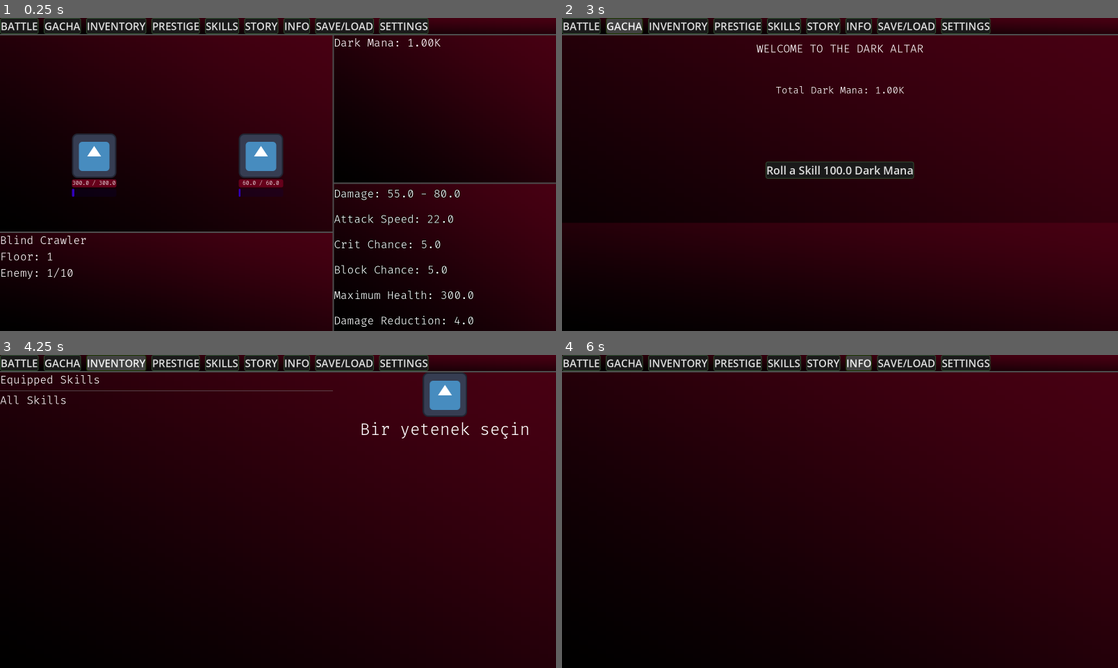
Above: before the commit, frames 1-4 (two rows, left to right).
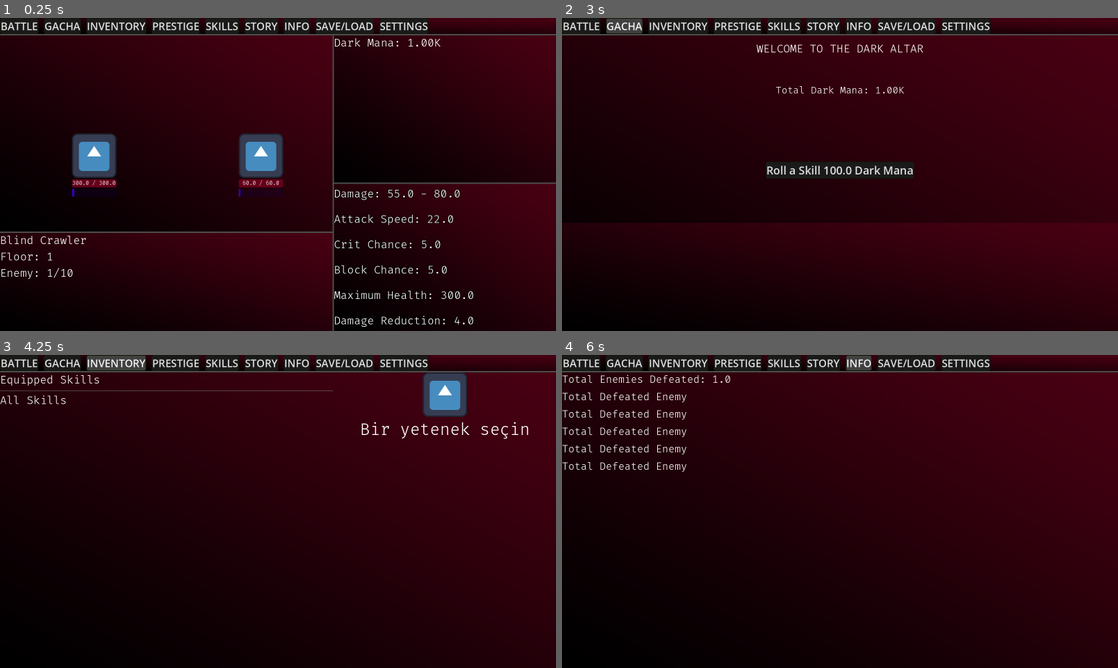
Above: after the commit, the same moments.

Repository: KeremArdaK/idling_to_cultivate
Game: Godot game, scene res://Scenes/master_scene.tscn
Two runs of this game, one before a commit and one after it. Both use one fixed random seed, a clock stepped at 60 frames per second and the inputs below. The engine's default icon, where the game draws it, is replaced by a stand-in: a white triangle on a blue panel in a dark square.
Inputs:
- Up to frame 1 (0.25 s): no input
- Up to frame 2 (3 s): click "STORY" at 0.5 s; click "STORY" at 1.25 s; click "BATTLE" at 2 s; click "GACHA" at 2.75 s
- Up to frame 3 (4.25 s): click "INVENTORY" at 3.5 s
- Up to frame 4 (6 s): click "PRESTIGE" at 4.25 s; click "SKILLS" at 5 s; click "INFO" at 5.75 s

The runs differ from the first frame. In frame 1, 0.4% of the frame differs, in the area x 0-78%, y 0-6%; in frame 2, 0.6%; in frame 3, 0.4%; in frame 4, 1.5%, in the area x 0-78%, y 0-38%.

Commit message:
Add prestige system and info UI; theme tweaks
Introduce a basic prestige mechanic and UI/asset tweaks:

- Globals: add soul_fragments, prestige multipliers/upgrades, and dark_mana_upgrades; keep existing stats.
- Save: export new fields (soul_fragments, prestige_upgrades, dark_mana_upgrades) and persist them in save_manager.
- Save manager: add do_prestige() which grants soul fragments based on current_floor, performs a hard-reset of run-specific state (floors, enemies, costs, unlocked/equipped skills), saves, and reloads the scene.
- UI/Scenes: add info_scene.gd and scene UID; integrate InfoScene into master_scene.tscn with several Labels reporting total enemies defeated.
- Skill/meta: update vampiric_touch.tres to include a description and rarity.
- Theme: tweak border colors, enable border_blend in some styleboxes, and add font outline colors for Button and Label in itoctheme.tres.
- Assets: update built game binaries (Exe/.pck) and add itoc.rar archive.

Purpose: add a prestige (soft-reset) progression layer so players earn persistent soul fragments between runs, surface run stats in a new info panel, and apply small UI/skill metadata improvements.

Diff:
--- a/Globals/globals.gd
+++ b/Globals/globals.gd
@@ -1,4 +1,10 @@
 extends Node
+
+var dark_mana_upgrades: Dictionary = {
+	"base_inner_str": 0,
+	"base_outer_str": 0,
+	"base_bamt": 0
+}
 
 var suffixes = ["","K","M","B","T","Qa","Qi","Sx","Sp","Oc","No","Dc","Ud","Dd","Td"]
 var player_inv: Inventory = preload("res://Player/players_inventory.tres")
@@ -7,6 +13,15 @@
 var enemies_defeated: int = 0
 var roll_cost: float = 100.0
 var total_enemies_defeated: int = 0
+
+var soul_fragments: float = 0.0
+var prestige_dmg_mult: float = 0.0
+var prestige_health_mult: float = 0.0
+var prestige_upgrades: Dictionary = {
+	"pure_strength": 0,
+	"immortal_flesh": 0
+}
+
 var total_life_steal: float = 0.0
 var total_poison_dmg: float = 0.0
 var total_burn_dmg: float = 0.0
--- a/Globals/save_data.gd
+++ b/Globals/save_data.gd
@@ -8,3 +8,6 @@
 @export var enemies_defeated: int = 0
 @export var roll_cost: float = 100.0
 @export var total_enemies_defeated: int = 0
+@export var soul_fragments: float = 0.0
+@export var prestige_upgrades: Dictionary = {}
+@export var dark_mana_upgrades: Dictionary = {}
--- a/Globals/save_manager.gd
+++ b/Globals/save_manager.gd
@@ -20,6 +20,8 @@
 	current_save.enemies_defeated = Globals.enemies_defeated
 	current_save.roll_cost = Globals.roll_cost
 	current_save.total_enemies_defeated = Globals.total_enemies_defeated
+	current_save.soul_fragments = Globals.soul_fragments
+	current_save.prestige_upgrades = Globals.prestige_upgrades
 	#şablonu diske yazdır
 	ResourceSaver.save(current_save, SAVE_PATH)
 	print("Başarıyla kaydedildi.")
@@ -64,3 +66,27 @@
 	if what == NOTIFICATION_WM_CLOSE_REQUEST:
 		save_game()
 		get_tree().quit()
+
+func do_prestige() -> void:
+	# 1. Kazanılacak ruh parçalarını hesapla (Örn: Her 5 kat için 1 parça)
+	var gained_fragments = floor(Globals.current_floor / 5.0)
+
+	if gained_fragments <= 0:
+		print("Evreni yakmak için yeterince ileri gitmedin. En az 5. kata ulaşmalısın.")
+		return
+
+	# 2. Ruh parçalarını evrensel hafızaya ekle
+	Globals.soul_fragments += gained_fragments
+	print("Kıyamet koptu. Kazanılan Ruh Parçası: ", gained_fragments)
+
+	# 3. GEÇİCİ HER ŞEYİ SİL (Hard reset mantığı)
+	Globals.total_dark_mana = 1000.0
+	Globals.current_floor = 1
+	Globals.enemies_defeated = 0
+	Globals.roll_cost = 100.0
+	Globals.player_inv.unlocked_skills.clear()
+	Globals.player_inv.equipped_skills.clear()
+
+	# 4. Kaydet ve Evreni Baştan Başlat
+	save_game()
+	get_tree().reload_current_scene()
--- /dev/null
+++ b/Scenes/info_scene.gd
@@ -0,0 +1,9 @@
+extends Control
+
+@onready var total_enemy_label: Label = $PanelContainer/VBoxContainer/Label
+
+func _process(_delta: float) -> void:
+	update_info_ui()
+
+func update_info_ui() -> void:
+	total_enemy_label.text = "Total Enemies Defeated: " + Globals.format_number(round(Globals.total_enemies_defeated))
--- a/Scenes/master_scene.tscn
+++ b/Scenes/master_scene.tscn
@@ -6,6 +6,7 @@
 [ext_resource type="PackedScene" uid="uid://dk44fsbk7vwyi" path="res://Scenes/gacha_scene.tscn" id="3_mgffv"]
 [ext_resource type="PackedScene" uid="uid://bg5wunapqtddh" path="res://Scenes/inventory_scene.tscn" id="5_j1osf"]
 [ext_resource type="Script" uid="uid://ccikn48uccylx" path="res://Scenes/save_load_scene.gd" id="6_0g3s7"]
+[ext_resource type="Script" uid="uid://b4i0gnnl3tkr8" path="res://Scenes/info_scene.gd" id="6_qdv3q"]
 
 [node name="MasterScene" type="Control" unique_id=987181421]
 layout_mode = 3
@@ -207,14 +208,49 @@
 [node name="InfoScene" type="Control" parent="MainVBox/MarginContainer" unique_id=2080260933]
 visible = false
 layout_mode = 2
-
-[node name="PanelContainer" type="PanelContainer" parent="MainVBox/MarginContainer/InfoScene" unique_id=1956111225]
-layout_mode = 1
-anchors_preset = 15
-anchor_right = 1.0
-anchor_bottom = 1.0
-grow_horizontal = 2
-grow_vertical = 2
+script = ExtResource("6_qdv3q")
+
+[node name="PanelContainer" type="PanelContainer" parent="MainVBox/MarginContainer/InfoScene" unique_id=1610114679]
+layout_mode = 1
+anchors_preset = 15
+anchor_right = 1.0
+anchor_bottom = 1.0
+grow_horizontal = 2
+grow_vertical = 2
+
+[node name="VBoxContainer" type="VBoxContainer" parent="MainVBox/MarginContainer/InfoScene/PanelContainer" unique_id=617828478]
+layout_mode = 2
+theme_override_constants/separation = 10
+
+[node name="Label" type="Label" parent="MainVBox/MarginContainer/InfoScene/PanelContainer/VBoxContainer" unique_id=1078462239]
+layout_mode = 2
+theme_override_font_sizes/font_size = 30
+text = "Total Defeated Enemy"
+
+[node name="Label2" type="Label" parent="MainVBox/MarginContainer/InfoScene/PanelContainer/VBoxContainer" unique_id=629239404]
+layout_mode = 2
+theme_override_font_sizes/font_size = 30
+text = "Total Defeated Enemy"
+
+[node name="Label3" type="Label" parent="MainVBox/MarginContainer/InfoScene/PanelContainer/VBoxContainer" unique_id=1910158223]
+layout_mode = 2
+theme_override_font_sizes/font_size = 30
+text = "Total Defeated Enemy"
+
+[node name="Label4" type="Label" parent="MainVBox/MarginContainer/InfoScene/PanelContainer/VBoxContainer" unique_id=671893180]
+layout_mode = 2
+theme_override_font_sizes/font_size = 30
+text = "Total Defeated Enemy"
+
+[node name="Label5" type="Label" parent="MainVBox/MarginContainer/InfoScene/PanelContainer/VBoxContainer" unique_id=848153791]
+layout_mode = 2
+theme_override_font_sizes/font_size = 30
+text = "Total Defeated Enemy"
+
+[node name="Label6" type="Label" parent="MainVBox/MarginContainer/InfoScene/PanelContainer/VBoxContainer" unique_id=1801343935]
+layout_mode = 2
+theme_override_font_sizes/font_size = 30
+text = "Total Defeated Enemy"
 
 [node name="SaveLoadScene" type="Control" parent="MainVBox/MarginContainer" unique_id=1811301216]
 visible = false
--- a/Skills/Rare Skills/vampiric_touch.tres
+++ b/Skills/Rare Skills/vampiric_touch.tres
@@ -5,5 +5,7 @@
 [resource]
 script = ExtResource("1_46s8f")
 skill_name = "Vampiric Touch"
+description = "This skill gives you %15 lifesteal."
+rarity = 1
 life_steal_percent = 15.0
 metadata/_custom_type_script = "uid://bfcnay3odbjv6"
--- a/UI Theme/itoctheme.tres
+++ b/UI Theme/itoctheme.tres
@@ -8,7 +8,7 @@
 border_width_top = 2
 border_width_right = 2
 border_width_bottom = 2
-border_color = Color(0.1882353, 0.3019608, 0.1882353, 1)
+border_color = Color(0.0627451, 0.09019608, 0.011764706, 1)
 corner_radius_top_left = 5
 corner_radius_top_right = 5
 corner_radius_bottom_right = 5
@@ -20,7 +20,7 @@
 border_width_top = 2
 border_width_right = 2
 border_width_bottom = 2
-border_color = Color(0.11138939, 0.2169852, 0.00029188895, 1)
+border_color = Color(0.0627451, 0.09019608, 0.011764706, 1)
 corner_radius_top_left = 5
 corner_radius_top_right = 5
 corner_radius_bottom_right = 5
@@ -32,7 +32,8 @@
 border_width_top = 2
 border_width_right = 2
 border_width_bottom = 2
-border_color = Color(0.18880609, 0.3000523, 0.18891016, 1)
+border_color = Color(0.061530747, 0.08940407, 0.012771904, 1)
+border_blend = true
 corner_radius_top_left = 5
 corner_radius_top_right = 5
 corner_radius_bottom_right = 5
@@ -44,6 +45,7 @@
 border_width_top = 2
 border_width_right = 2
 border_width_bottom = 2
+border_color = Color(1, 1, 1, 1)
 corner_radius_top_left = 5
 corner_radius_top_right = 5
 corner_radius_bottom_right = 5
@@ -62,10 +64,12 @@
 texture = SubResource("GradientTexture2D_fl6hx")
 
 [resource]
+Button/colors/font_outline_color = Color(0, 0, 0, 1)
 Button/styles/disabled = SubResource("StyleBoxFlat_c3nvu")
 Button/styles/hover = SubResource("StyleBoxFlat_fl6hx")
 Button/styles/normal = SubResource("StyleBoxFlat_ws7bd")
 Button/styles/pressed = SubResource("StyleBoxFlat_k2gfx")
+Label/colors/font_outline_color = Color(0, 0, 0, 1)
 Label/font_sizes/font_size = 16
 Label/fonts/font = ExtResource("1_c3nvu")
 PanelContainer/styles/panel = SubResource("StyleBoxTexture_ws7bd")
Not shown, added: Scenes/info_scene.gd.uid
Not shown, changed: Exe file/IdlingToCultivate.exe
Not shown, changed: Exe file/IdlingToCultivate.pck
Not shown, added: Exe file/itoc.rar
